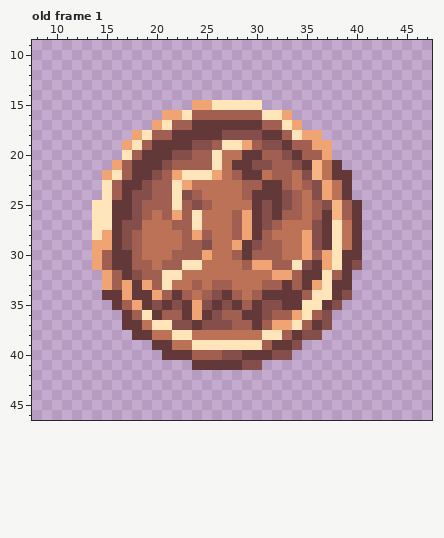
Pixel-art file: assets/TextureAtlasSeals.ase. That is the earlier state.
71x95 pixels, 3 frames. Shown: old frame 1: x 8..47, y 9..46. The commit also changed other frames, which this record leaves out.
Once edited:
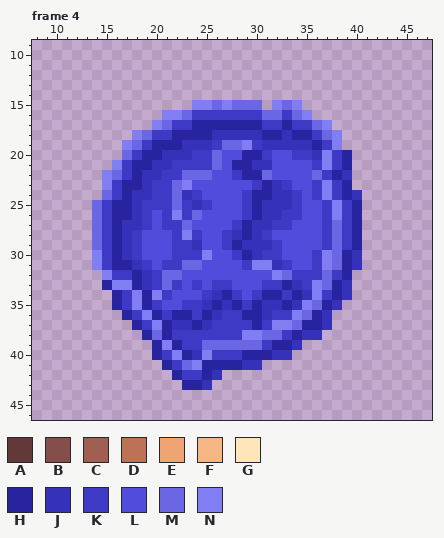
Palette (. is transparent): A #623938  B #844f4a  C #a05f51  D #bc7256  E #f0a473  F #f6b684  G #ffe5b9  H #28249f  J #3531b8  K #3e3ac5  L #514cdb  M #6b66e3  N #817df2
A new or re-ordered frame is compared with the old frame closest to it.
Commit message: Indigo Seal
Changes in this commit:
frames 3 -> 4
Changed rows in their new state; - is an unchanged pixel.
Frame 4 is new; against old frame 1:
first column x 14:
15 ----------NNMNMMM-NMN------
16 -------NNMKKKKKKKMMKMN-----
17 ------NMKKHHHHHHHKKHKKMN---
18 ----NMKKHHHHJJJJJHHJHHKMN--
19 ---NMKHHHJJJKMMNKJJJJJHKN--
20 ---MKHHJJJKKMLLHHKLLKKJNKH-
21 --NKHHJJKKKKMLHHJJLLLLKNKH-
22 -NMKHJJKKMMMLLKHHMLLLLMKHJ-
23 -NKHHJKKMNLLLLLLKHJKLLKNKH-
24 -MKHJJKKMJKLLLLKHHJJKLKNKHJ
25 MKHHJKKKMKJKLLLKHJJJKLLKNKH
26 MKHHJKLKNKMLLLLKHJJKKLLKNKH
27 MKHJJKLKKMLLLLKHJJKKLLLKMKH
28 MKHJKLLLKNKLLKJHJKLLLLLKMKH
29 MKHJKLLLKKJLLKHJJJKLLLLKMKH
30 NKHJKLLLKKKNLLKHJKKLLLKNMHJ
31 NKHHJKLKKMMLLLLKNNJKLLKNMHJ
32 -NKKHJKMMLLLLLLLLLNMKKKMKH-
33 -HNNHJKMKLKLKKLLLKKHJKNMHJ-
34 -.HKNHNKLLLKJHKLKHHKHJNKHJ-
35 --HKNHKLLKKJHJHKHJJHJNMHJ--
36 ---HKNHKHHKHJKKHHJKKNMHJ---
37 ---.HKNHJJHJKKKKHKNNMHHJ---
38 ----.HMHKKKKKKKNNMMKHJJ----
39 ------HNHKKMMMMMMKHHJ------
40 ------HKNHJNKKKHHHJJ-------
41 -------HKMNHHHHJJ----------
42 --------HKKHJ--------------
43 ---------HHJ---------------
Changed places in both pictures, as pixel boxes (x1, y1, x2, y2):
changed: (92, 100, 362, 390)
